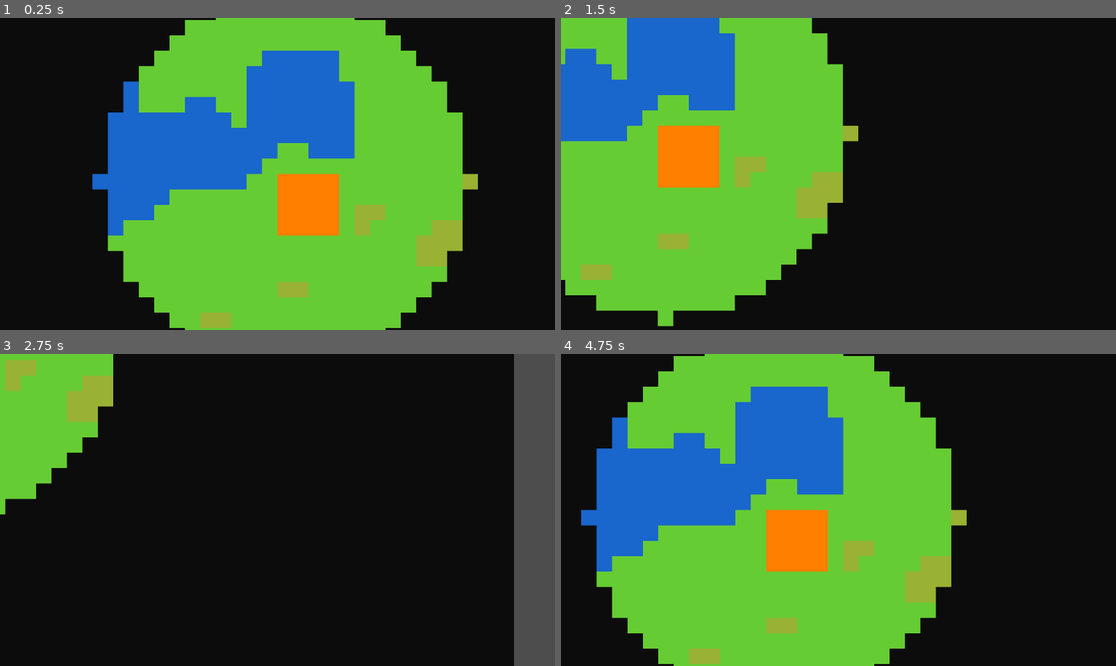
Above: before the commit, frames 1-4 (two rows, left to right).
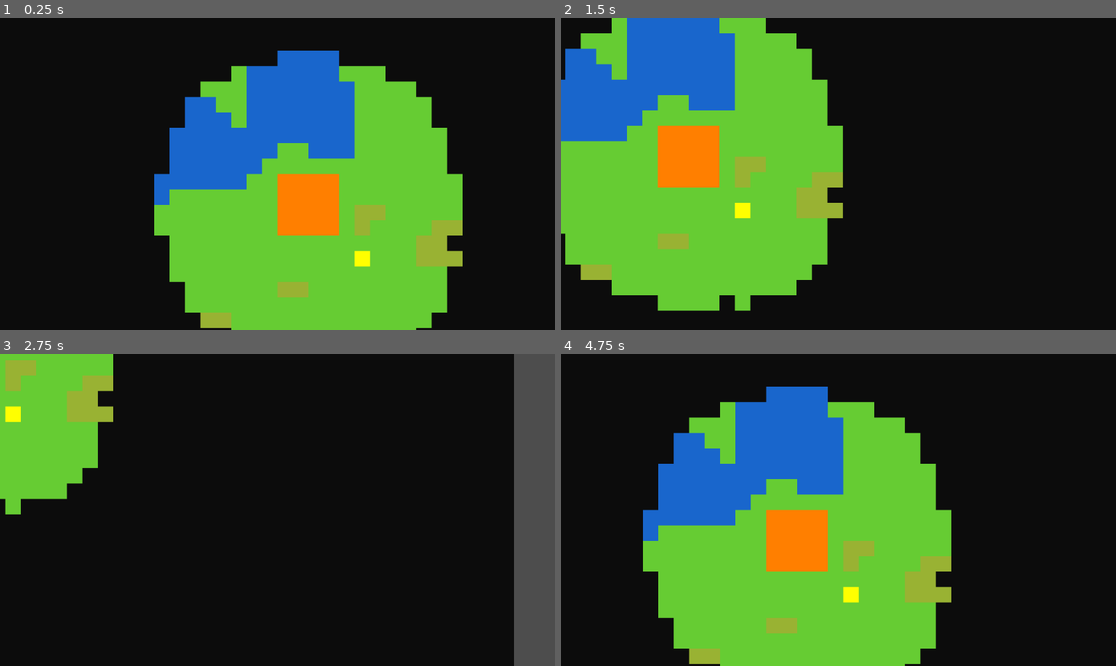
Above: after the commit, the same moments.

Repository: AtharvaN16/Project_Kalyani
Game: Godot game, scene res://src/scenes/Main.tscn
Same seed, same stepped clock (60 frames per second), same inputs: the game is played once before the commit and once after it.
Inputs (mouse positions are in pixels of both pictures, inside the frame that each line leads up to):
- Up to frame 1 (0.25 s): no input
- Up to frame 2 (1.5 s): tap Enter at 0.5 s; move the mouse to (960, 158) at 0.52 s; hold Right (ui_right) 0.53-1.28 s; click (960, 158) at 0.67 s; move the mouse to (727, 189) at 1.27 s; hold Down (ui_down) from 1.28 s (still down); click (727, 189) at 1.42 s
- Up to frame 3 (2.75 s): move the mouse to (333, 441) at 2.02 s; release Down (ui_down) at 2.03 s; hold Right (ui_right) from 2.03 s (still down); click (333, 441) at 2.17 s
- Up to frame 4 (4.75 s): move the mouse to (810, 572) at 2.77 s; release Right (ui_right) at 2.78 s; hold Up (ui_up) 2.78-3.53 s; click (810, 572) at 2.92 s; move the mouse to (1005, 556) at 3.52 s; hold Left (ui_left) from 3.53 s (still down); click (1005, 556) at 3.67 s; move the mouse to (672, 463) at 4.27 s; click (672, 463) at 4.42 s

The runs differ from the first frame. In frame 1, 17% of the frame differs, in the area x 16-87%, y 0-100%; in frame 2, 5.5%; in frame 3, 1.6%; in frame 4, 17%.

Commit message:
refactor: remove Python simulation engine and initialize Unit class in Godot project

Diff:
--- /dev/null
+++ b/src/actors/Unit.gd
@@ -0,0 +1,23 @@
+extends Node2D
+
+class_name Unit
+
+var grid_pos: Vector2i
+var vision_radius: int = 6
+var is_selected: bool = false
+var map_manager: Node2D
+
+func setup(start_pos: Vector2i, manager: Node2D):
+	grid_pos = start_pos
+	map_manager = manager
+	update_world_position()
+
+func update_world_position():
+	position = Vector2(grid_pos.x * 32 + 16, grid_pos.y * 32 + 16)
+
+func move_to(target_pos: Vector2i):
+	# Simple teleport move for now, pathfinding can come later
+	grid_pos = target_pos
+	update_world_position()
+	map_manager.update_vision()
+	map_manager.refresh_all_chunks()
--- a/src/scripts/Map.gd
+++ b/src/core/Map.gd
@@ -15,6 +15,8 @@
 var explored_tiles = {}  # global_tile_pos -> bool (Revealed once)
 var visible_tiles = {}   # global_tile_pos -> bool (Currently in vision)
 var buildings = {}       # global_tile_pos -> int (Building Type)
+var units = []           # Array of Unit objects
+var selected_unit: Unit = null
 
 # --- Nodes ---
 @onready var camera = $Camera2D
@@ -23,16 +25,14 @@
 	tileset_resource = TileSetGenerator.create_placeholder_tileset()
 	setup_noise()
 
-	# Place 4x4 Town Center at map center
 	var center = Vector2i(WORLD_SIZE / 2, WORLD_SIZE / 2)
 	place_building(center, 4, TileTypes.Type.TOWN_CENTER)
 
-	# Initial reveal
+	# Spawn Scout
+	spawn_unit(center + Vector2i(5, 5))
+
 	update_vision()
-
-	# Move camera to TC
 	camera.global_position = Vector2(center.x * TILE_SIZE, center.y * TILE_SIZE)
-
 	update_chunks()
 
 func setup_noise():
@@ -50,6 +50,32 @@
 		floor(world_pos.x / (CHUNK_SIZE * TILE_SIZE)),
 		floor(world_pos.y / (CHUNK_SIZE * TILE_SIZE))
 	)
+
+func spawn_unit(pos: Vector2i):
+	var scout = Unit.new()
+	scout.setup(pos, self)
+	add_child(scout)
+	units.append(scout)
+
+func _unhandled_input(event):
+	if event is InputEventMouseButton and event.pressed:
+		var mouse_pos = get_global_mouse_position()
+		var grid_click = Vector2i(floor(mouse_pos.x / TILE_SIZE), floor(mouse_pos.y / TILE_SIZE))
+
+		if event.button_index == MOUSE_BUTTON_LEFT:
+			# Selection logic
+			selected_unit = null
+			for u in units:
+				if u.grid_pos == grid_click:
+					selected_unit = u
+					print("Scout Selected at ", grid_click)
+					break
+
+		elif event.button_index == MOUSE_BUTTON_RIGHT:
+			# Move logic
+			if selected_unit:
+				selected_unit.move_to(grid_click)
+				print("Moving Scout to ", grid_click)
 
 func update_chunks():
 	var center_chunk = get_chunk_coords(camera.global_position)
@@ -110,10 +136,15 @@
 			buildings[pos] = type
 
 func update_vision():
-	# For now, vision comes from the Town Center
-	var center = Vector2i(WORLD_SIZE / 2, WORLD_SIZE / 2)
 	visible_tiles.clear()
-	reveal_area(center, 12)
+
+	# Vision from Buildings
+	for pos in buildings.keys():
+		reveal_area(pos, 8)
+
+	# Vision from Units
+	for u in units:
+		reveal_area(u.grid_pos, u.vision_radius)
 
 func reveal_area(center: Vector2i, radius: int):
 	for x in range(-radius, radius + 1):
@@ -124,7 +155,12 @@
 					explored_tiles[pos] = true
 					visible_tiles[pos] = true
 
+func refresh_all_chunks():
+	for key in loaded_chunks.keys():
+		render_chunk(loaded_chunks[key], key)
+
 func render_chunk(layer: TileMapLayer, coords: Vector2i):
+	layer.clear()
 	var data = tile_data[coords]
 	for x in range(CHUNK_SIZE):
 		for y in range(CHUNK_SIZE):
@@ -132,16 +168,25 @@
 
 			if visible_tiles.has(global_pos):
 				# FULL VISION
+				# Check for unit first
+				var has_unit = false
+				for u in units:
+					if u.grid_pos == global_pos:
+						layer.set_cell(Vector2i(x, y), 0, Vector2i(7, 0)) # Scout index
+						has_unit = true
+						break
+				if has_unit: continue
+
 				if buildings.has(global_pos):
 					layer.set_cell(Vector2i(x, y), 0, Vector2i(6, 0)) # TC index
 				else:
 					layer.set_cell(Vector2i(x, y), 0, Vector2i(data[x][y], 0))
 			elif explored_tiles.has(global_pos):
 				# EXPLORED BUT NO VISION (FOG)
-				layer.set_cell(Vector2i(x, y), 0, Vector2i(8, 0)) # Fog index
+				layer.set_cell(Vector2i(x, y), 0, Vector2i(9, 0)) # Fog index
 			else:
 				# NEVER EXPLORED (SHROUD)
-				layer.set_cell(Vector2i(x, y), 0, Vector2i(7, 0)) # Shroud index
+				layer.set_cell(Vector2i(x, y), 0, Vector2i(8, 0)) # Shroud index
 
 func unload_chunk(coords: Vector2i):
 	if loaded_chunks.has(coords):
--- a/src/scripts/TileSetGenerator.gd
+++ b/src/core/TileSetGenerator.gd
@@ -19,8 +19,9 @@
 		TileTypes.Type.HILL,
 		TileTypes.Type.SWAMP,
 		TileTypes.Type.TOWN_CENTER, # 6
-		TileTypes.Type.SHROUD,      # 7
-		TileTypes.Type.FOG          # 8
+		TileTypes.Type.SCOUT,       # 7
+		TileTypes.Type.SHROUD,      # 8
+		TileTypes.Type.FOG          # 9
 	]
 
 	for i in range(types.size()):
--- a/src/scripts/TileTypes.gd
+++ b/src/core/TileTypes.gd
@@ -10,6 +10,7 @@
 	HILL,     # Yellow-Green
 	SWAMP,    # Olive
 	TOWN_CENTER, # Orange
+	SCOUT,       # Yellow
 	SHROUD,      # Complete Dark (Never Explored)
 	FOG          # Semi Dark (Explored but no vision)
 }
@@ -22,6 +23,7 @@
 	Type.HILL: Color(0.6, 0.7, 0.2),
 	Type.SWAMP: Color(0.3, 0.4, 0.2),
 	Type.TOWN_CENTER: Color(1.0, 0.5, 0.0), # Orange
+	Type.SCOUT: Color(1.0, 1.0, 0.0),       # Yellow
 	Type.SHROUD: Color(0.05, 0.05, 0.05),   # Almost Black
 	Type.FOG: Color(0.15, 0.15, 0.15)      # Dark Gray
 }
--- a/src/scenes/Main.tscn
+++ b/src/scenes/Main.tscn
@@ -1,7 +1,7 @@
 [gd_scene format=3 uid="uid://b8y8u6v4m1n5x"]
 
-[ext_resource type="Script" path="res://src/scripts/Map.gd" id="1_map"]
-[ext_resource type="Script" path="res://src/scripts/Camera.gd" id="2_camera"]
+[ext_resource type="Script" path="res://src/core/Map.gd" id="1_map"]
+[ext_resource type="Script" path="res://src/core/Camera.gd" id="2_camera"]
 
 [node name="Main" type="Node2D"]
 
Renamed: src/scripts/Camera.gd -> src/core/Camera.gd
Not shown, removed: src/scripts/Camera.gd.uid
Not shown, removed: src/scripts/Map.gd.uid
Not shown, removed: src/scripts/TileSetGenerator.gd.uid
Not shown, removed: src/scripts/TileTypes.gd.uid
Not shown, removed: engine/__init__.py
Not shown, removed: engine/constants.py
Not shown, removed: engine/renderer.py
Not shown, removed: engine/simulation.py
Not shown, removed: main.py
